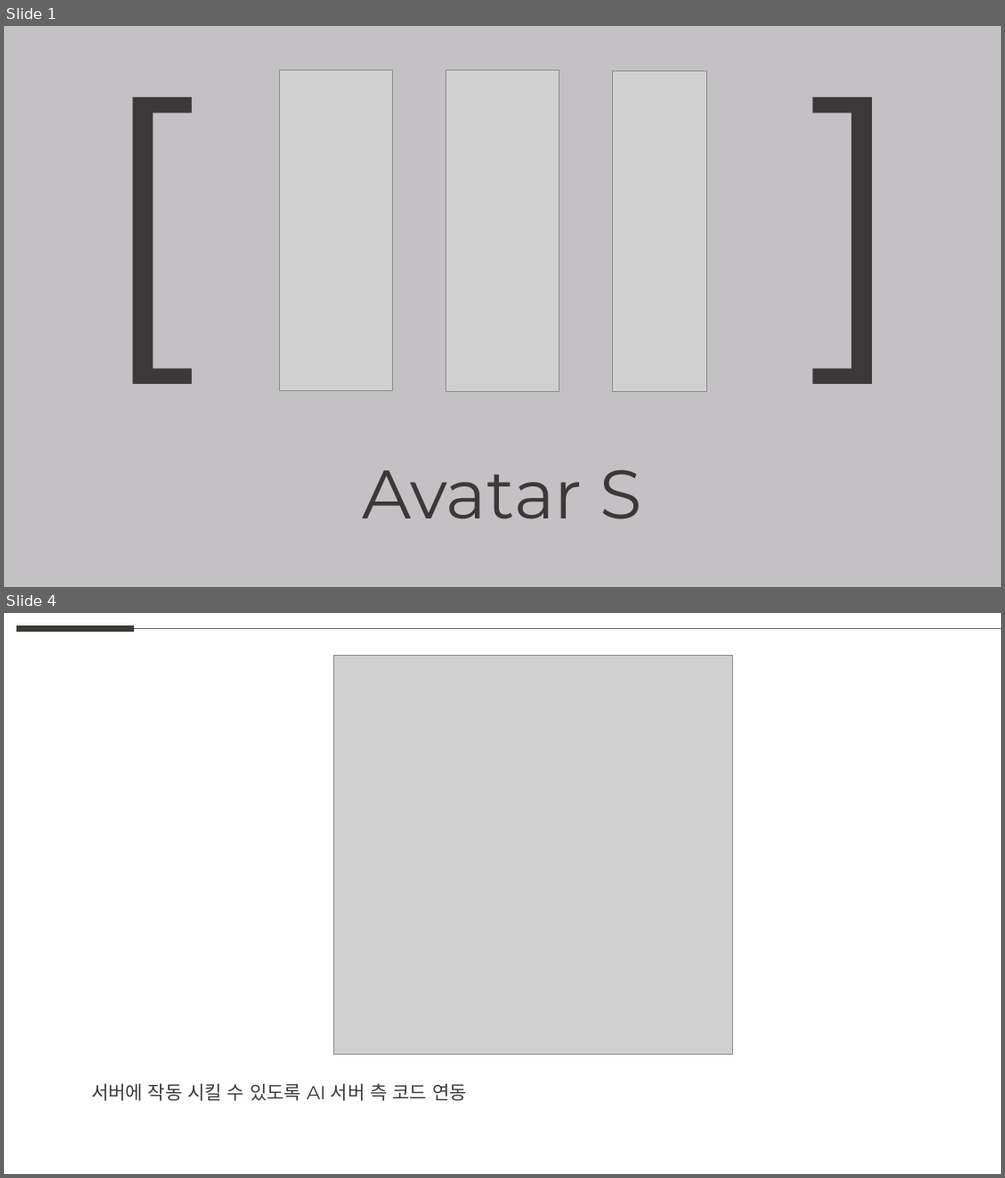
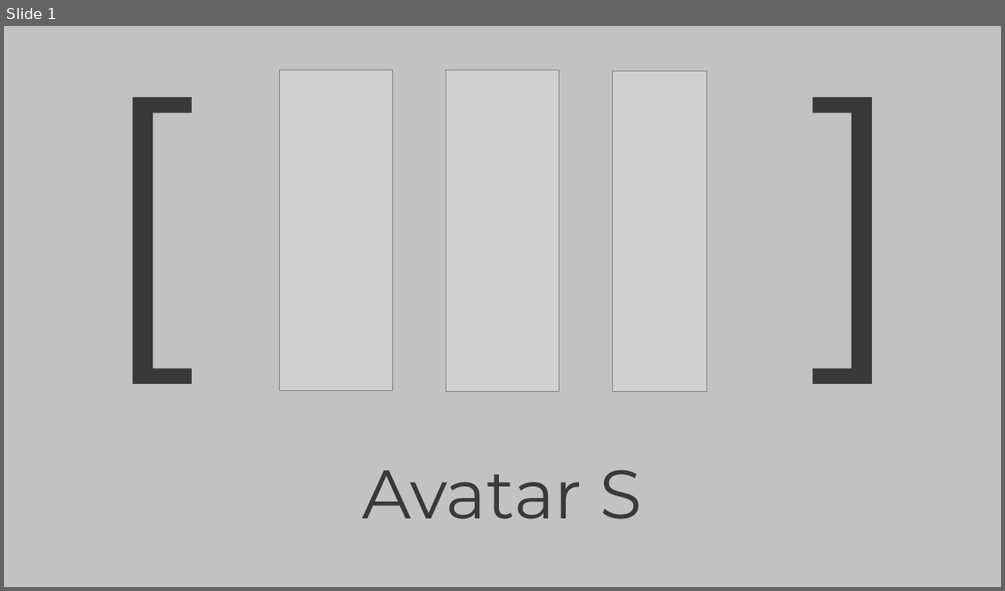
Before and after one commit to weaknessHero/Project_AvatarS, a slide deck: 발표자료/업데이트/LJHPPT.pptx. Shown one above the other, each under a label of ours: slides 1 and 4 before the commit, slide 1 after it; the slides between them are not shown. The pictures are 1005x1178 and 1005x591 pixels, drawn with LibreOffice and Linux fonts; fonts in the diff are those of the drawing; grey boxes stand for pictures. Boxes give left, top, right and bottom in pixels: in the first picture for what was removed or moved away, otherwise in the second. Text is boxed around its words. In the diff, an @@ line names an element or a change of style, - is before the commit and + after.

```diff
--- a/발표자료/업데이트/LJHPPT.pptx
+++ b/발표자료/업데이트/LJHPPT.pptx
@@ slide 4 removed at (4, 613, 1001, 1174), background #FFFFFF @@
@@ line removed from (16, 629) to (134, 629) @@
@@ line removed from (134, 629) to (1001, 629) @@
@@ picture removed at (334, 656, 732, 1054) @@
@@ text removed at (91, 1083, 467, 1101) @@
-서버에 작동 시킬 수 있도록 AI 서버 측 코드 연동
```
Also in this commit, not shown: 1 slide added, 2 other slides removed.
